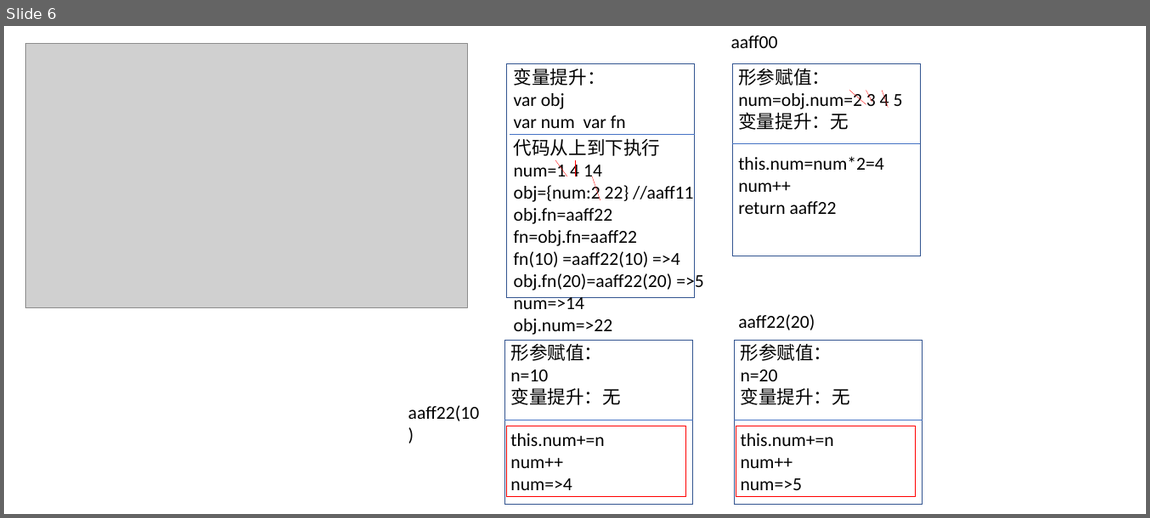
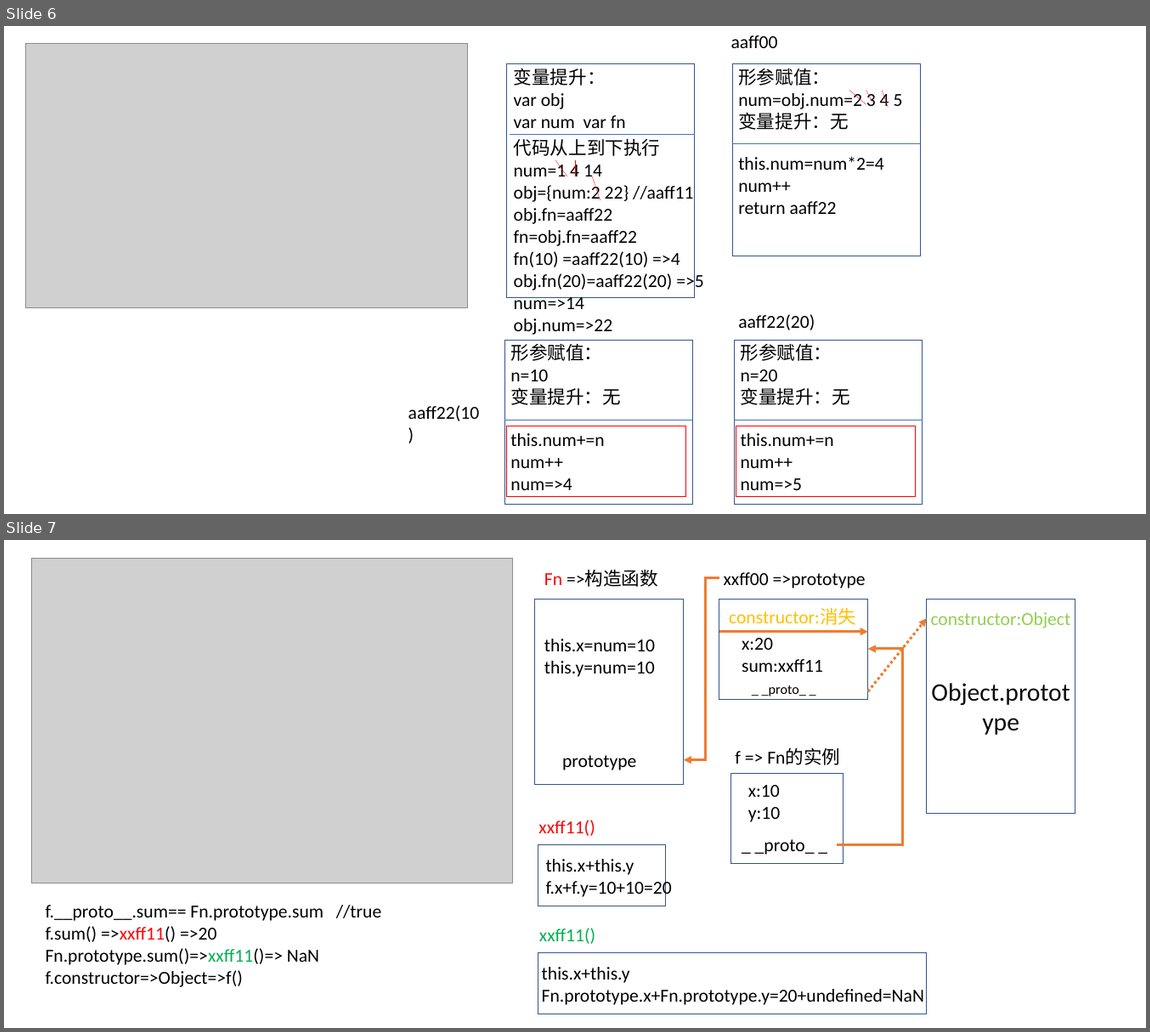
Before and after one commit to monty086/2018-, a slide deck: week2/day1/week1.3.pptx. Shown one above the other, each under a label of ours: slide 6 before the commit, slides 6 and 7 after it. The pictures are 1150x518 and 1150x1032 pixels, drawn with LibreOffice and Linux fonts; fonts in the diff are those of the drawing; grey boxes stand for pictures. Boxes give left, top, right and bottom in pixels: in the first picture for what was removed or moved away, otherwise in the second. Text is boxed around its words. In the diff, an @@ line names an element or a change of style, - is before the commit and + after.

```diff
--- a/week2/day1/week1.3.pptx
+++ b/week2/day1/week1.3.pptx
@@ slide 7 added at [4, 540, 1146, 1028], background #FFFFFF @@
@@ picture added at [31, 558, 512, 883] @@
@@ text added at [545, 570, 658, 587], 32 pt, text #000000 @@
+Fn =>构造函数
@@ elbow arrow added from (720, 578) to (684, 760), #ED7D31 4.5 pt @@
@@ text added at [724, 572, 866, 588], 32 pt, text #000000 @@
+xxff00 =>prototype
@@ rectangle added at [535, 599, 684, 784], outline #325491 1 pt @@
@@ rectangle added at [720, 599, 868, 699], outline #325491 1 pt @@
@@ text added at [729, 608, 857, 625], 32 pt, text #FFC000 @@
+constructor:消失
@@ rectangle added at [926, 599, 1075, 813], outline #325491 1 pt, 44 pt, text #0D0D0D @@
+Object.prototype
@@ text added at [931, 612, 1072, 628], 32 pt, text #92D050 @@
+constructor:Object
@@ text added at [545, 639, 655, 677], 32 pt, text #000000 @@
+this.x=num=10
+this.y=num=10
@@ arrow added from (720, 632) to (868, 632), #ED7D31 4.5 pt @@
@@ text added at [742, 638, 823, 672], 32 pt, text #000000 @@
+x:20
+sum:xxff11
@@ arrow added from (868, 691) to (926, 618), #ED7D31 4.5 pt dashed @@
@@ elbow arrow added from (837, 844) to (868, 649), #ED7D31 4.5 pt @@
@@ text added at [762, 684, 806, 696], 24 pt, text #000000 @@
+_ _proto_ _
@@ text added at [562, 755, 636, 770], 32 pt, text #000000 @@
+prototype
@@ text added at [735, 748, 840, 765], 32 pt, text #000000 @@
+f => Fn的实例
@@ rectangle added at [731, 773, 844, 863], outline #325491 1 pt @@
@@ text added at [749, 785, 780, 822], 32 pt, text #000000 @@
+x:10
+y:10
@@ text added at [539, 820, 595, 836], 32 pt, text #FF0000 @@
+xxff11()
@@ rectangle added at [538, 844, 666, 906], outline #325491 1 pt @@
@@ text added at [755, 839, 815, 854], 32 pt, text #000000 @@
+_ _proto_ _
@@ text added at [546, 859, 672, 899], 32 pt, text #000000 @@
+this.x+this.y
+f.x+f.y=10+10=20
@@ text added at [46, 905, 382, 987], 32 pt, text #000000 @@
+f.__proto__.sum== Fn.prototype.sum //true
+f.sum() =>xxff11() =>20
+Fn.prototype.sum()=>xxff11()=> NaN
+f.constructor=>Object=>f()
@@ text added at [540, 928, 596, 944], 32 pt, text #00B050 @@
+xxff11()
@@ rectangle added at [538, 953, 927, 1014], outline #325491 1 pt @@
@@ text added at [542, 967, 925, 1005], 32 pt, text #000000 @@
+this.x+this.y
+Fn.prototype.x+Fn.prototype.y=20+undefined=NaN
```
Also in this commit, not shown: 4 other slides added, 2 slides removed.
